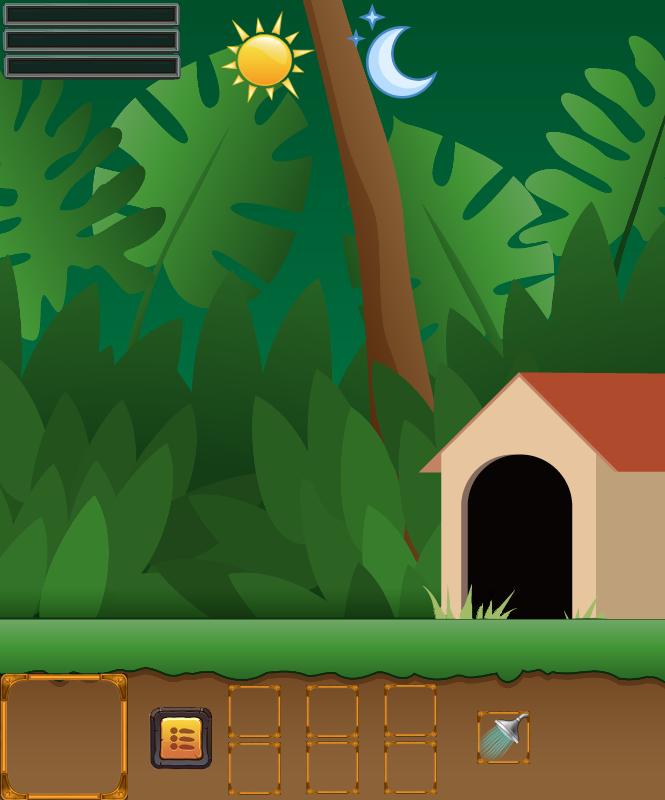
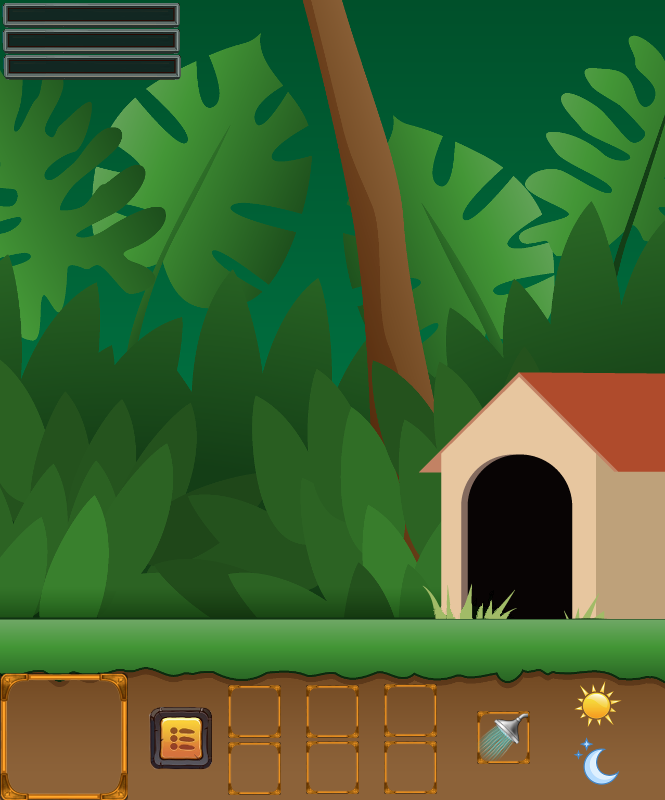
Layer changes from the first 665 × 800 image to the second:
removed layer "Lune.png" over [left=346, top=3, right=438, bottom=99]
added layer "Copie de Lune.png" above "cadreCrea.png #8" over [left=573, top=737, right=620, bottom=785]
removed layer "Soleil.png" over [left=220, top=10, right=316, bottom=103]
added layer "Copie de Soleil.png" above "Antidep.png" over [left=574, top=681, right=622, bottom=727]
